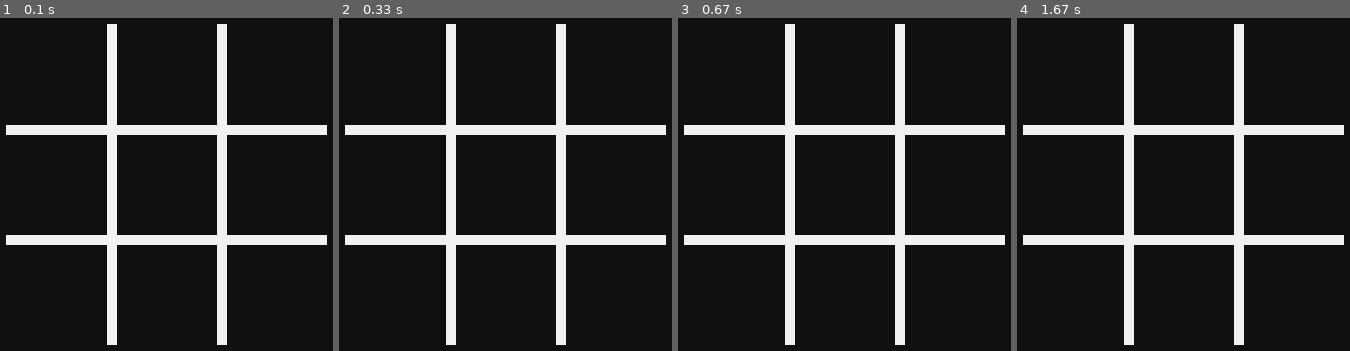
Above: before the commit, frames 1-4 (left to right).
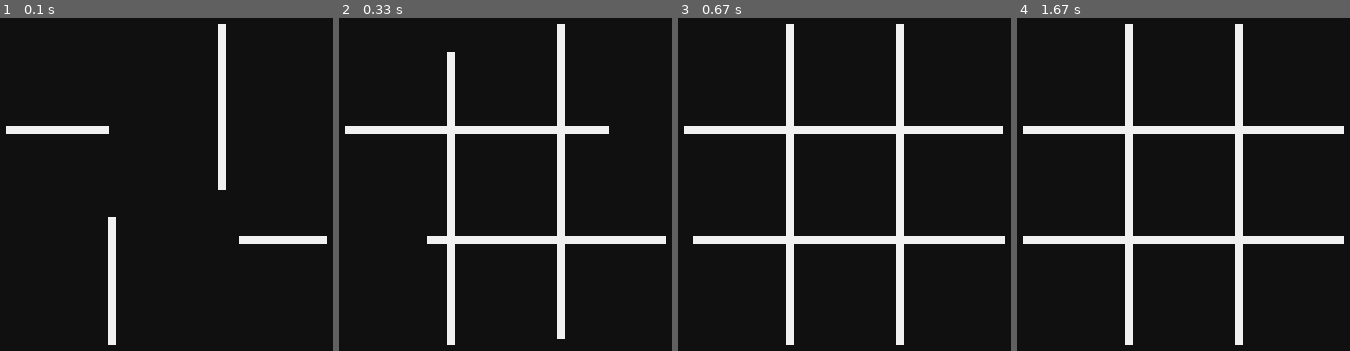
Above: after the commit, the same moments.

Repository: sparshg/py-games
Game: pygame game, started from tictactoe.py
Two runs of this game, one before a commit and one after it. Both use one fixed random seed, a clock stepped at 60 frames per second and the inputs below.
Inputs:
- Up to frame 1 (0.1 s): no input
- Up to frame 2 (0.33 s): no input
- Up to frame 3 (0.67 s): no input
- Up to frame 4 (1.67 s): no input

The runs differ from the first frame. In frame 1, 7.7% of the frame differs, in the area x 1-99%, y 1-99%; in frame 2, 3.4%; in frame 3, 2.3%; in frame 4, 2.2%.

Commit message:
Add animation class and animations

Diff:
--- a/tictactoe.py
+++ b/tictactoe.py
@@ -3,7 +3,8 @@
 Github repo can be found here:
 https://github.com/sparshg/pycollab
 """
-from os import environ
+from os import X_OK, environ
+import math
 
 # Hide pygame Hello prompt
 environ["PYGAME_HIDE_SUPPORT_PROMPT"] = "1"
@@ -17,17 +18,21 @@
 
 
 class Frame:
-    def __init__(self, len=320, gap=110):
-        self.len = len
+    def __init__(self, length=320, gap=110):
+        self.length = length
         self.gap = gap
         # fmt: off
         self.points = self.cartesian([
-            [self.gap/2, self.len/2], [self.gap/2, -self.len/2],
-            [-self.gap/2, self.len/2], [-self.gap/2, -self.len/2],
-            [-self.len/2, self.gap/2], [self.len/2, self.gap/2],
-            [-self.len/2, -self.gap/2], [self.len/2, -self.gap/2],
+            [self.gap/2, self.length/2], [self.gap/2, -self.length/2],
+            [-self.gap/2, -self.length/2], [-self.gap/2, self.length/2],
+            [-self.length/2, self.gap/2], [self.length/2, self.gap/2],
+            [self.length/2, -self.gap/2], [-self.length/2, -self.gap/2],
         ])
         # fmt: on
+        self.animations = [
+            Animate(500 + i * 100).line(self.points[i], self.points[i + 1])
+            for i in range(0, len(self.points), 2)
+        ]
 
     # Convert given list cartesian coordinates to pygame coordinates
     @staticmethod
@@ -38,8 +43,45 @@
         return coords
 
     def draw(self):
-        for i in range(0, len(self.points), 2):
-            pygame.draw.line(Main.win, WHITE, self.points[i], self.points[i + 1], 10)
+        for animation in self.animations:
+            animation.play()
+
+
+class Animate:
+
+    LINEAR = lambda x: x
+    EASE_OUT_SINE = lambda x: math.sin(math.pi / 2 * x)
+    EASE_IO_SINE = lambda x: 0.5 - math.cos(math.pi * x) / 2
+    EASE_OUT_QUART = lambda x: 1 - pow(1 - x, 4)
+
+    def EASE_IO_QUART(x):
+        return 8 * pow(x, 4) if x < 0.5 else 1 - pow(-2 * x + 2, 4) / 2
+
+    def __init__(self, dur=1000, fn=EASE_OUT_QUART):
+        self.function = fn
+        self.dur = dur
+        self.start_time = pygame.time.get_ticks()
+        self.final_time = self.start_time + dur
+        self.finished = False
+        self.type = None
+
+    def line(self, p1, p2):
+        self.type = "line"
+        self.p1 = pygame.Vector2(p1)
+        self.p2 = pygame.Vector2(p2)
+        self.p = self.p2 - self.p1
+        self.length = self.p.magnitude()
+        return self
+
+    def play(self):
+        if not self.finished and pygame.time.get_ticks() < self.final_time:
+            fraction = (pygame.time.get_ticks() - self.start_time) / self.dur
+            if self.type == "line":
+                self.p.scale_to_length(self.length * self.function(fraction))
+        else:
+            self.p = self.p2 - self.p1
+            self.finished = True
+        pygame.draw.line(Main.win, WHITE, self.p1, self.p + self.p1, 8)
 
 
 # The main controller
@@ -52,9 +94,9 @@
         Main.running = True
 
         self.frame = Frame()
-        self.clock = pygame.time.Clock()
+        Main.clock = pygame.time.Clock()
         # dt is the time since last frame, which is ideally 1/FPS
-        self.dt = self.clock.tick(FPS)
+        Main.dt = Main.clock.tick(FPS)
 
     def check_events(self):
         for event in pygame.event.get():
@@ -72,7 +114,7 @@
             self.check_events()
             self.draw()
             # Calculate dt for next frame
-            self.dt = self.clock.tick(FPS)
+            Main.dt = Main.clock.tick(FPS)
         pygame.quit()
 
 
